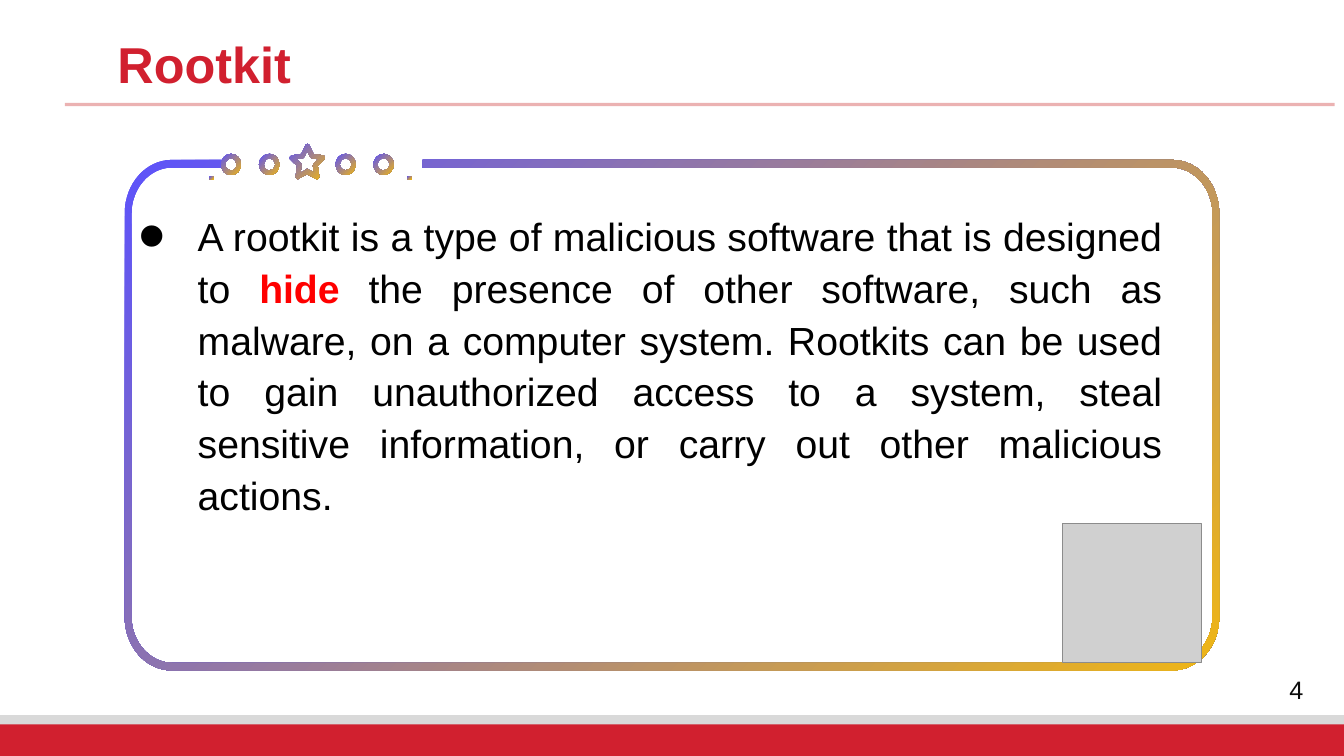
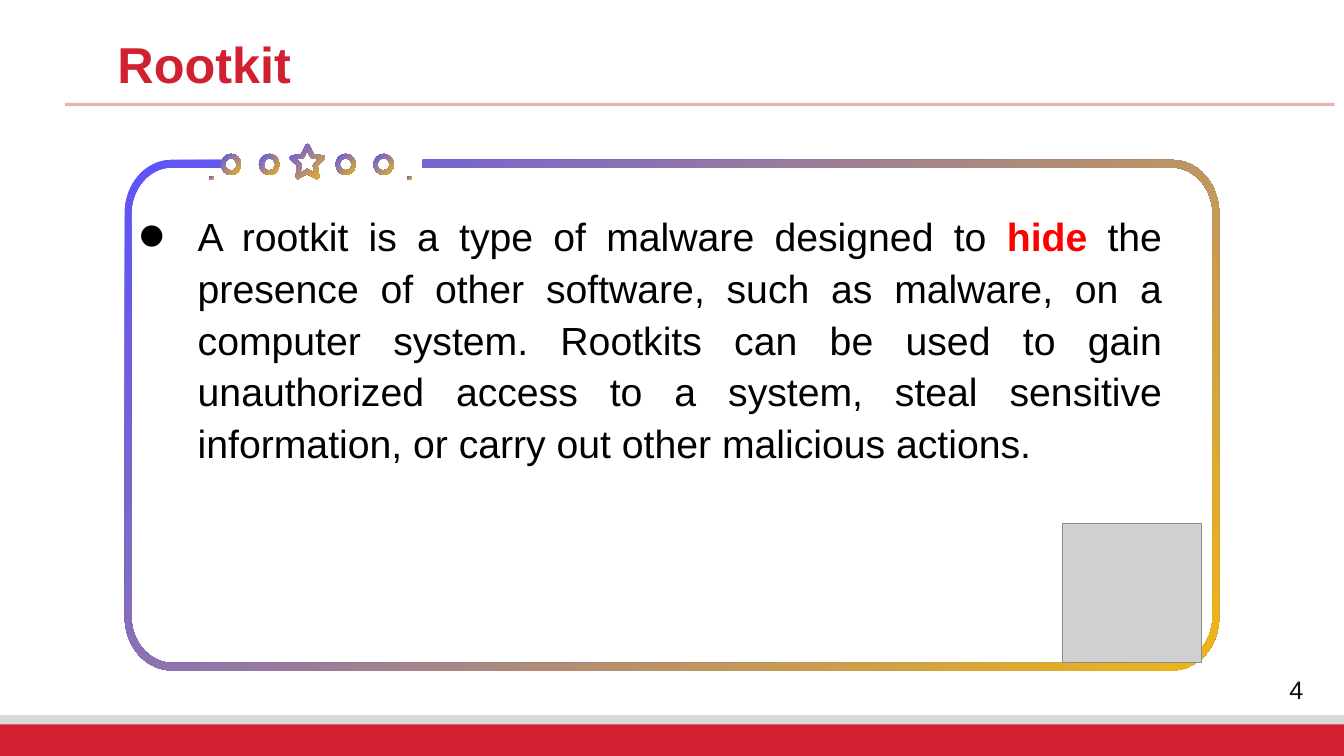
Before and after one commit to fangtian-zhong/fangtian-zhong.github.io, a slide deck: slide 4 of assets/slides/CSCI_591_Malicious_Code_Analysis_10.pptx. Drawn at 1344x756 pixels with LibreOffice and Linux fonts; fonts in the diff are those of the drawing; grey boxes stand for pictures; background and template pictures are left out. Boxes give left, top, right and bottom in pixels: in the first picture for what was removed or moved away, otherwise in the second. Text is boxed around its words. In the diff, an @@ line names an element or a change of style, - is before the commit and + after.

```diff
--- a/assets/slides/CSCI_591_Malicious_Code_Analysis_10.pptx
+++ b/assets/slides/CSCI_591_Malicious_Code_Analysis_10.pptx
@@ text at (198,222,1162,466): text changed @@
-• A rootkit is a type of malicious software that is designed to hide the presence of other software, such as malware, on a computer system. Rootkits can be used to gain unauthorized access to a system, steal sensitive information, or carry out other malicious actions.
+• A rootkit is a type of malware designed to hide the presence of other software, such as malware, on a computer system. Rootkits can be used to gain unauthorized access to a system, steal sensitive information, or carry out other malicious actions.
```
Also in this commit, not shown: 10 other slides changed, 1 slide added, 1 slide removed.
